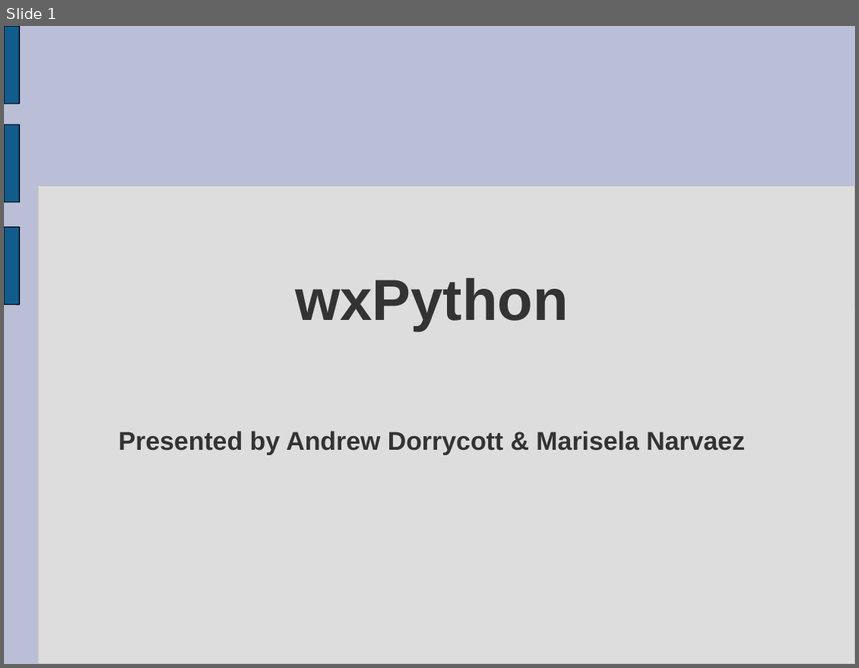
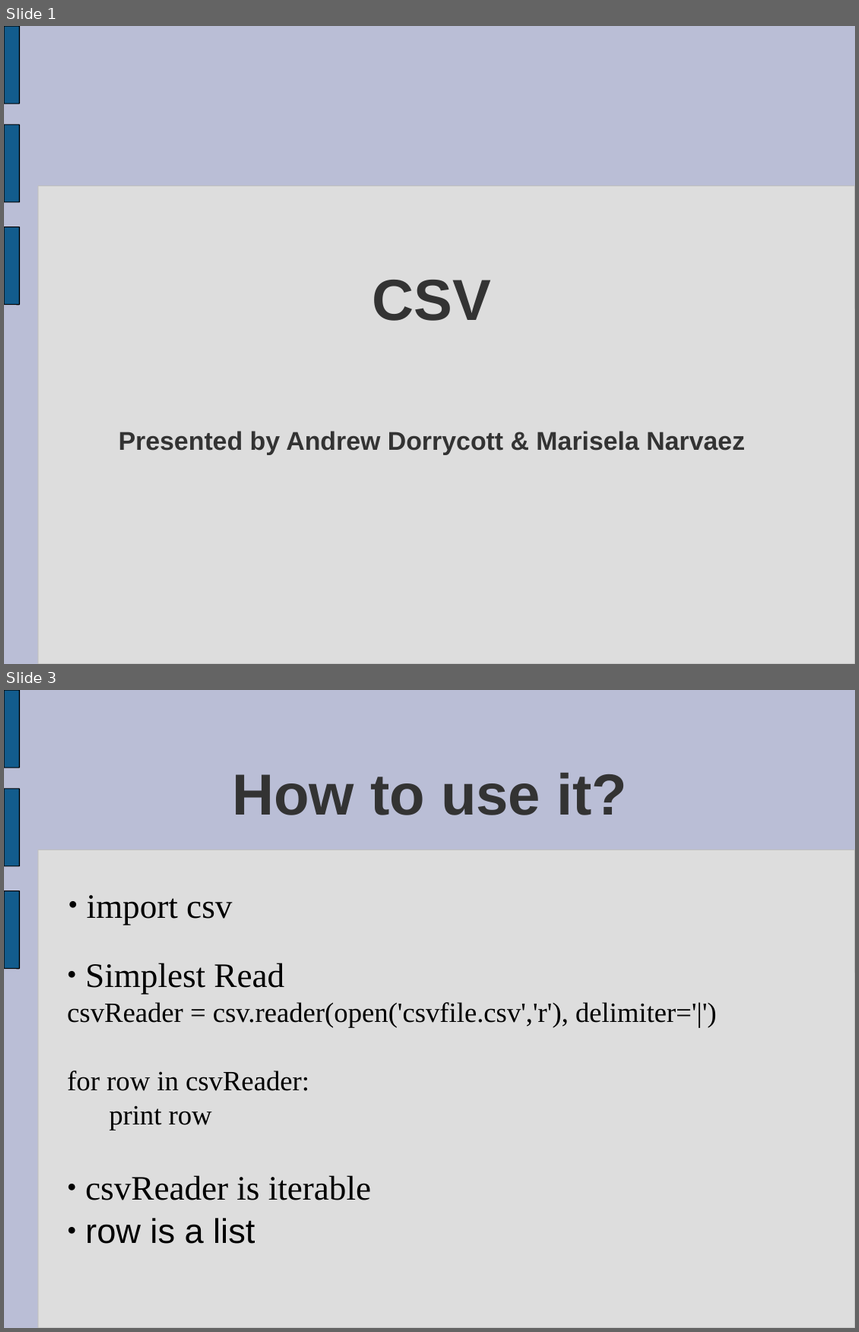
Before and after one commit to tdyhacker/pythonexploration, a slide deck: kusinwolf/CSV/CSV.ppt. Shown one above the other, each under a label of ours: slide 1 before the commit, slides 1 and 3 after it; the slides between them are not shown. The pictures are 859x668 and 859x1332 pixels, drawn with LibreOffice and Linux fonts; fonts in the diff are those of the drawing. Boxes give left, top, right and bottom in pixels: in the first picture for what was removed or moved away, otherwise in the second. Text is boxed around its words. In the diff, an @@ line names an element or a change of style, - is before the commit and + after.

```diff
--- a/kusinwolf/CSV/CSV.ppt
+++ b/kusinwolf/CSV/CSV.ppt
@@ slide 3 added at (4,690,855,1328), background #BABED6; not listed: 4 template elements that a slide beside it also shows @@
@@ title added at (232,773,627,815), 54 pt, text #333333, bold @@
+How to use it?
@@ text added at (87,895,232,925), 32 pt, text #000000 @@
+  ● import csv
@@ subtitle added at (67,963,717,1244), 26 pt, text #000000 @@
+  ● Simplest Read
+  csvReader = csv.reader(open('csvfile.csv','r'), delimiter='|')
+  for row in csvReader:
+  print row
+  ● csvReader is iterable
+  ● row is a list
@@ slide 1 changed as well @@
@@ text at (373,280,492,321): text changed @@
-wxPython
+CSV
```
Also in this commit, not shown: 3 other slides added, 4 slides removed, 1 other file.
